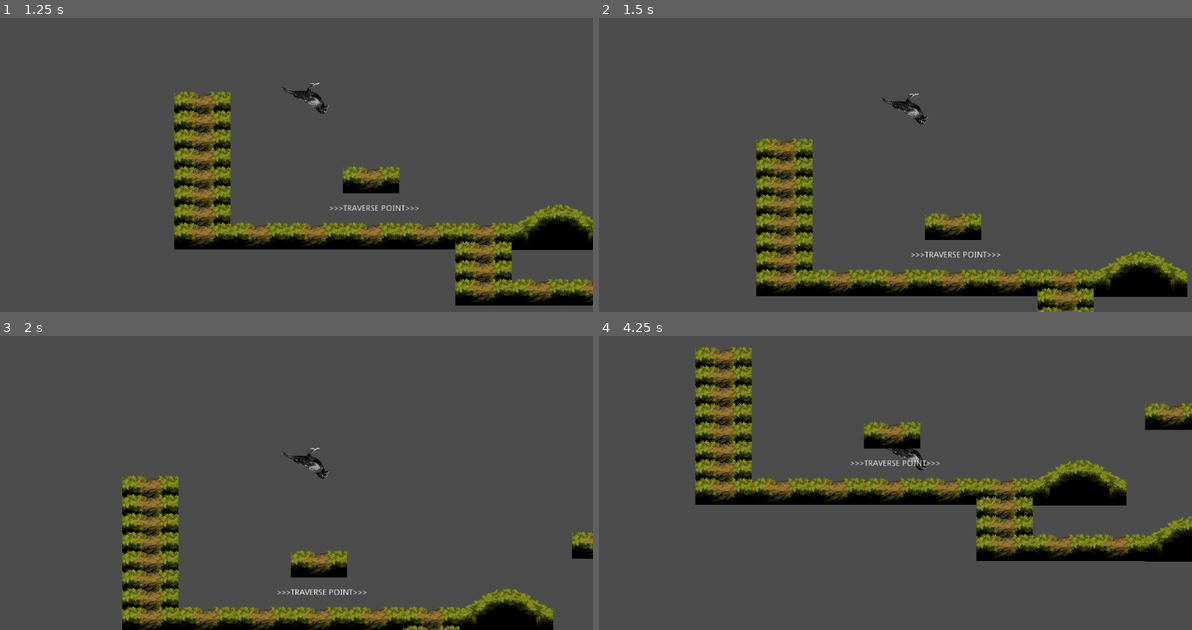
Above: before the commit, frames 1-4 (two rows, left to right).
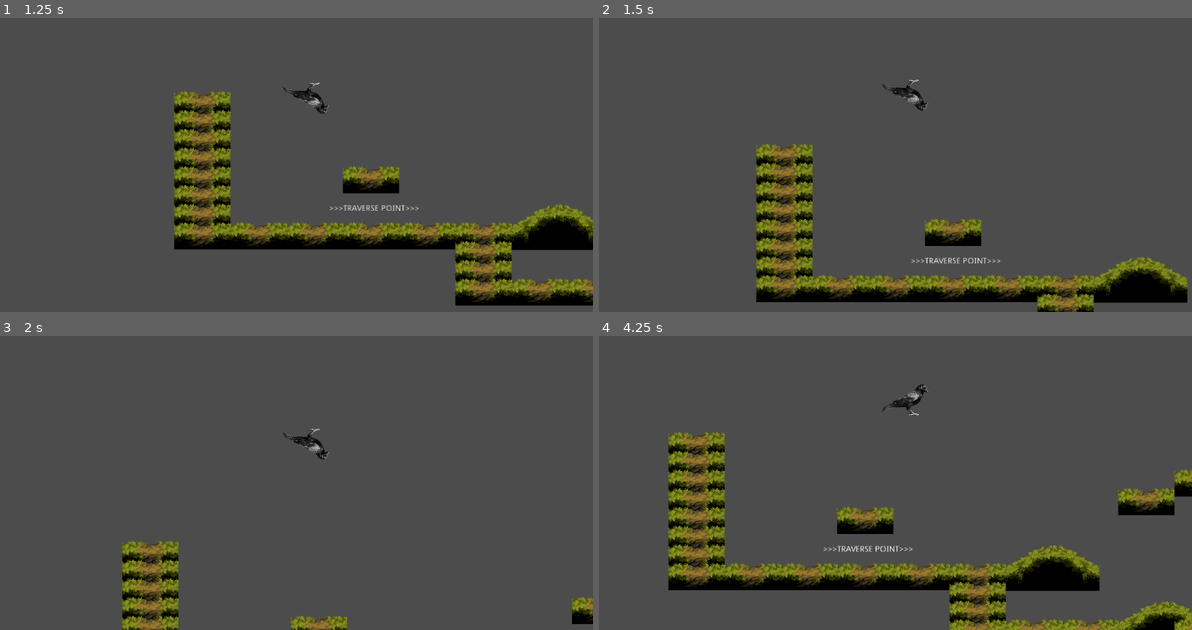
Above: after the commit, the same moments.

Repository: MPLekter/ToT---Player-Actions
Game: Godot game, scene res://Scenes/TestScene.tscn
Two runs of this game, one before a commit and one after it. Both use one fixed random seed, a clock stepped at 60 frames per second and the inputs below. Before the commit the project has no main scene; this scene is started directly in both runs.
Inputs:
- Up to frame 1 (1.25 s): hold Right (player_right) from 0.53 s (still down); hold A (player_crouch) from 0.53 s (still down); tap Space (player_jump) at 0.77, 0.8, 1.07 s
- Up to frame 2 (1.5 s): keep holding Right (player_right); release A (player_crouch) at 1.28 s; tap Space (player_jump) at 1.35 s
- Up to frame 3 (2 s): keep holding Right (player_right); tap Space (player_jump) at 1.52, 1.82 s; tap S (player_superjump_toggle, bound only after the commit) at 1.55 s
- Up to frame 4 (4.25 s): release Right (player_right) at 2.03 s; hold Left (player_left) 2.03-2.78 s; hold A (player_crouch) 2.03-2.78 s; tap S (player_superjump_toggle, bound only after the commit) at 2.1, 3.8 s; hold Right (player_right) from 2.78 s (still down); tap A (player_crouch) at 2.85 s; tap Space (player_jump) at 3.02, 3.05, 3.32, 3.77, 4.07 s; hold A (player_crouch) from 3.53 s (still down)

Frame 1 is identical in both runs. In frame 2, 11% of the frame differs, in the area x 26-100%, y 20-100%; in frame 3, 12%; in frame 4, 31%, in the area x 11-100%, y 3-100%.

Commit message:
Add superJump logic

Diff:
--- a/Scripts/PlayerMovement_EliCuayong.gd
+++ b/Scripts/PlayerMovement_EliCuayong.gd
@@ -7,6 +7,9 @@
 export var maxFallSpeed := 140
 export var jumpForce := 500
 export var maxJumps := 2
+var jumps := 0
+export var superJump := false
+export var superJumpMultiplier := 1.99
 
 #slide related
 export var slideTimer := 2.2
@@ -15,15 +18,15 @@
 #movement related
 export var maxSpeed := 100
 export var accelerationForce := 20
+var motion := Vector2()
 
+#debug related
+var timestamp = Time.get_datetime_string_from_system()
 
-var motion := Vector2()
-var jumps := 0
 
 
 
 func _ready():
-	print_debug("ready here")
 	applyTraversePointsLogic()
 
 func applyTraversePointsLogic():
@@ -35,23 +38,38 @@
 		#print_debug(traversePoint, " connected my signals")
 		#print_debug(traversePoint.is_connected("body_entered", self, "changeUnderPlatformState"))
 
-
-func changeUnderPlatformState(body):
-	if body == self:
-		print_debug(Time.get_datetime_string_from_system(), " STATE: under platform is now ", !underPlatform)
-		underPlatform = !underPlatform
-		if underPlatform == false:
-			$SlidingCollisionShape.set_disabled(true)
-			$StandingCollisionShape.set_disabled(false)
-			rotateSprite("standing")
-
 func _physics_process(delta):
 
 	applyGravity()
 	movementLogic()
 	slideLogic()
 	jumpLogic()
+	superjumpLogic()
 	applyMotion()
+
+func changeUnderPlatformState(body):
+	if body == self:
+		print_debug(timestamp, " STATE: under platform is now ", !underPlatform)
+		underPlatform = !underPlatform
+		if underPlatform == false:
+			playerStandUp()
+
+
+func playerStandUp():
+	$SlidingCollisionShape.set_disabled(true)
+	$StandingCollisionShape.set_disabled(false)
+	rotateSprite("standing")
+
+func playerSlide():
+	$SlidingCollisionShape.set_disabled(false)
+	$StandingCollisionShape.set_disabled(true)
+	rotateSprite("sliding")
+
+
+func superjumpLogic():
+	if Input.is_action_just_released("player_superjump_toggle"):
+		superJump = !superJump
+		print_debug(timestamp, " superjump is now ", superJump)
 
 func movementLogic():
 	#move no faster than maxSpeed
@@ -71,30 +89,35 @@
 		motion.y = maxFallSpeed
 
 func slideLogic():
+	#use smaller collision shape
+	#when holding action, start slowing down gradually until no motion at all
+	#keep sliding position
+	#if underPlatform, don't do that, just keep sliding
 	var isMoving = not is_zero_approx(motion.x)
 	if is_on_floor():
 		if Input.is_action_just_pressed("player_crouch") and isMoving:
-			print_debug(Time.get_datetime_string_from_system(), " STATE: begun sliding")
-			$SlidingCollisionShape.set_disabled(false)
-			$StandingCollisionShape.set_disabled(true)
-			rotateSprite("sliding")
+			print_debug(timestamp, " STATE: begun sliding")
+			playerSlide()
 			yield (get_tree().create_timer(slideTimer), "timeout")
 			if not underPlatform:
-				print_debug(Time.get_datetime_string_from_system(), " STATE: finished sliding")
-				$SlidingCollisionShape.set_disabled(true)
-				$StandingCollisionShape.set_disabled(false)
-				rotateSprite("standing")
+				print_debug(timestamp, " STATE: finished sliding")
+				playerStandUp()
 			else:
-				print_debug(Time.get_datetime_string_from_system(), " STATE: trying to stand up but still under a platform!")
-
+				print_debug(timestamp, " STATE: trying to stand up but still under a platform!")
 
 func jumpLogic():
+	#2 phase animation
+	#full mobility while in air
 	if is_on_floor():
 		jumps = 0
-	if Input.is_action_just_pressed("player_jump"): #just pressed here
-		jumps += 1
+	if Input.is_action_just_pressed("player_jump"):
 		if jumps <= maxJumps:
-			motion.y = -jumpForce
+			if not superJump:
+				jumps += 1 #double jump if not double jumped already
+				motion.y = -jumpForce
+			else:
+				jumps = maxJumps + 1 #no double jump for superJump
+				motion.y = -jumpForce * superJumpMultiplier
 
 func applyMotion():
 	motion = move_and_slide(motion, UP)
--- a/project.godot
+++ b/project.godot
@@ -11,6 +11,7 @@
 [application]
 
 config/name="ToT_PlayerActions"
+run/main_scene="res://Scenes/TestScene.tscn"
 
 [gui]
 
@@ -43,6 +44,11 @@
 "events": [ Object(InputEventKey,"resource_local_to_scene":false,"resource_name":"","device":0,"alt":false,"shift":false,"control":false,"meta":false,"command":false,"pressed":false,"scancode":65,"physical_scancode":0,"unicode":0,"echo":false,"script":null)
  ]
 }
+player_superjump_toggle={
+"deadzone": 0.5,
+"events": [ Object(InputEventKey,"resource_local_to_scene":false,"resource_name":"","device":0,"alt":false,"shift":false,"control":false,"meta":false,"command":false,"pressed":false,"scancode":83,"physical_scancode":0,"unicode":0,"echo":false,"script":null)
+ ]
+}
 
 [physics]
 
